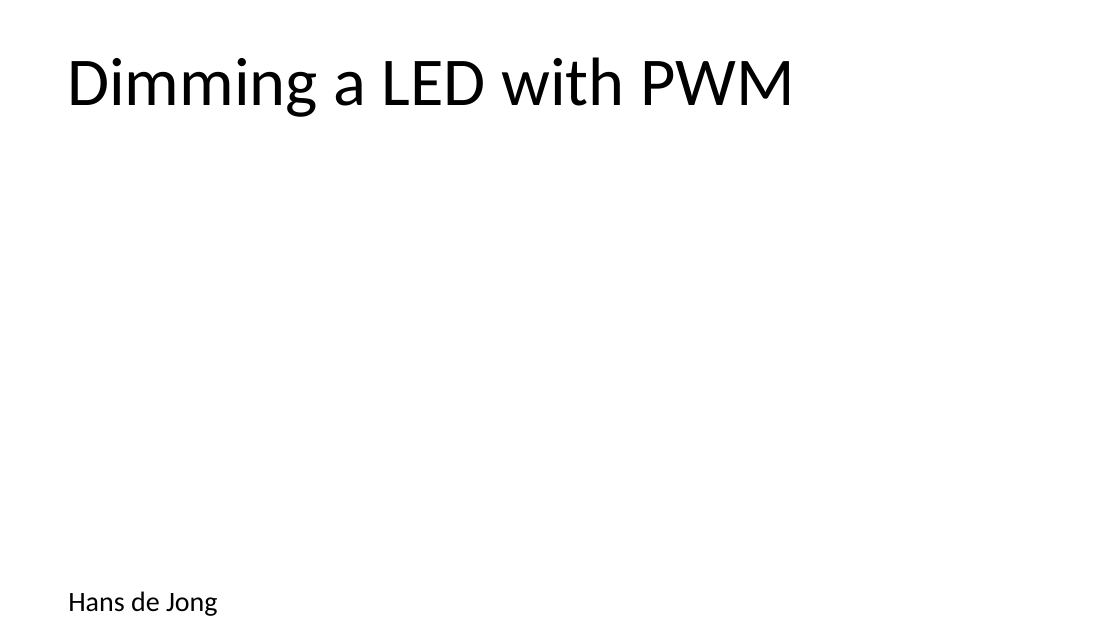
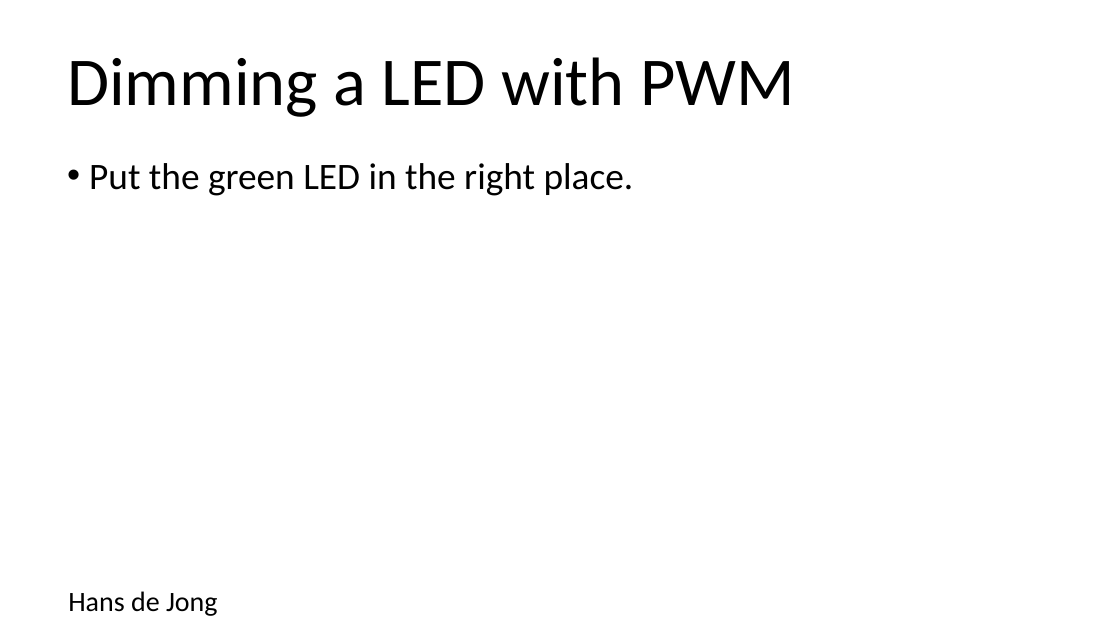
Before and after one commit to hansdejongehv/Weekendschool-PiAndMore, a slide deck: slide 27 of PiAndMore/Part-1--Breadboard/PiAndMore workshop physical computing with Arduino - part 1 - Breadboard v0.1.pptx (slide 22 before the commit). Drawn at 1120x630 pixels with LibreOffice and Linux fonts; fonts in the diff are those of the drawing; background and template pictures are left out. Boxes give left, top, right and bottom in pixels: in the first picture for what was removed or moved away, otherwise in the second. Text is boxed around its words. In the diff, an @@ line names an element or a change of style, - is before the commit and + after.

```diff
--- a/PiAndMore/Part-1--Breadboard/PiAndMore workshop physical computing with Arduino - part 1 - Breadboard v0.1.pptx
+++ b/PiAndMore/Part-1--Breadboard/PiAndMore workshop physical computing with Arduino - part 1 - Breadboard v0.1.pptx
@@ text added at (89,163,634,196), 24 pt, text #000000 @@
+• Put the green LED in the right place.
```
Also in this commit, not shown: 8 other slides changed, 9 slides added, 7 slides removed, 3 other files.
